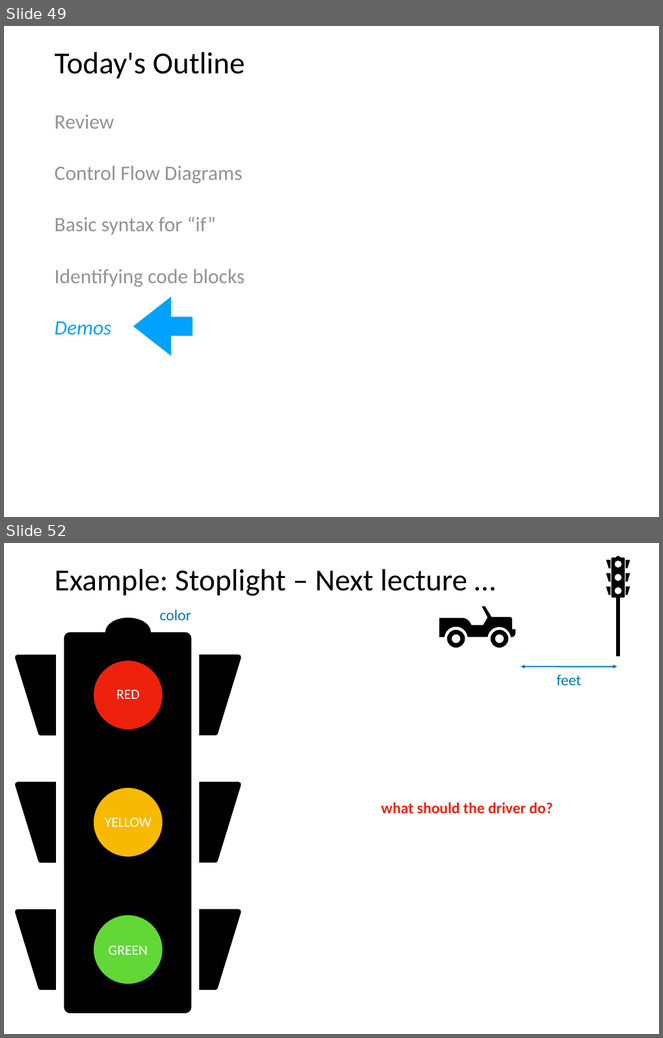
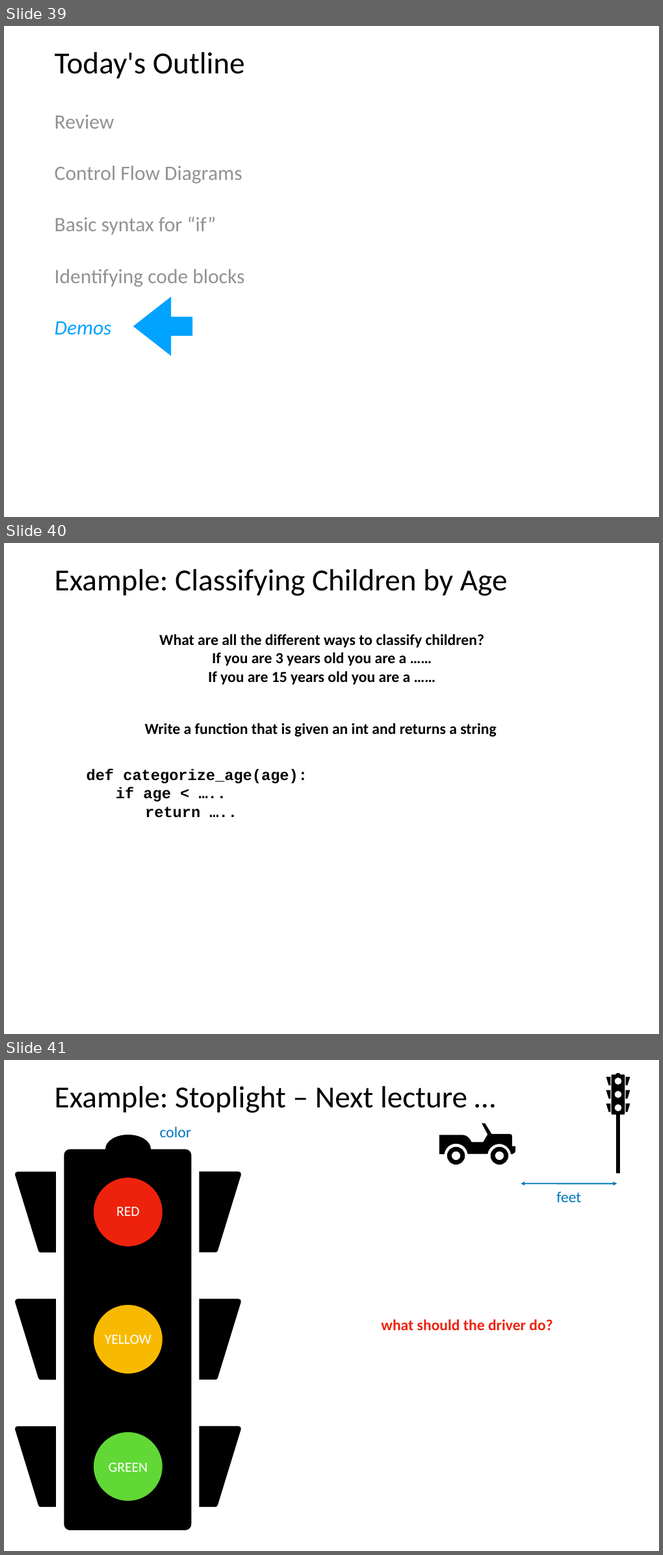
Before and after one commit to tylerharter/caraza-harter-com, a slide deck: tyler/meena/cs220/s22/materials/lecture_ppts/lec_08_S22.ppt. Shown one above the other, each under a label of ours: slides 49 and 52 before the commit, slides 39, 40 and 41 after it; the slides between them are not shown. The pictures are 663x1038 and 663x1555 pixels, drawn with LibreOffice and Linux fonts; fonts in the diff are those of the drawing. Boxes give left, top, right and bottom in pixels: in the first picture for what was removed or moved away, otherwise in the second. Text is boxed around its words. In the diff, an @@ line names an element or a change of style, - is before the commit and + after.

```diff
--- a/tyler/meena/cs220/s22/materials/lecture_ppts/lec_08_S22.ppt
+++ b/tyler/meena/cs220/s22/materials/lecture_ppts/lec_08_S22.ppt
@@ slide 40 added at (4,543,659,1034), background #FFFFFF @@
@@ title added at (55,569,508,596), 48 pt, text #000000 @@
+Example: Classifying Children by Age
@@ text added at (159,634,484,685), 24 pt, text #000000, bold @@
+What are all the different ways to classify children?
+If you are 3 years old you are a ……
+If you are 15 years old you are a ……
@@ text added at (145,723,496,737), 24 pt, text #000000, bold @@
+Write a function that is given an int and returns a string
@@ text added at (87,769,308,818), 24 pt, text #000000, bold @@
+def categorize_age(age):
+if age < …..
+return …..
@@ what was slide 49 is now slide 39 @@
@@ what was slide 52 is now slide 41 @@
```
Also in this commit, not shown: 1 slide changed, 12 slides removed.
